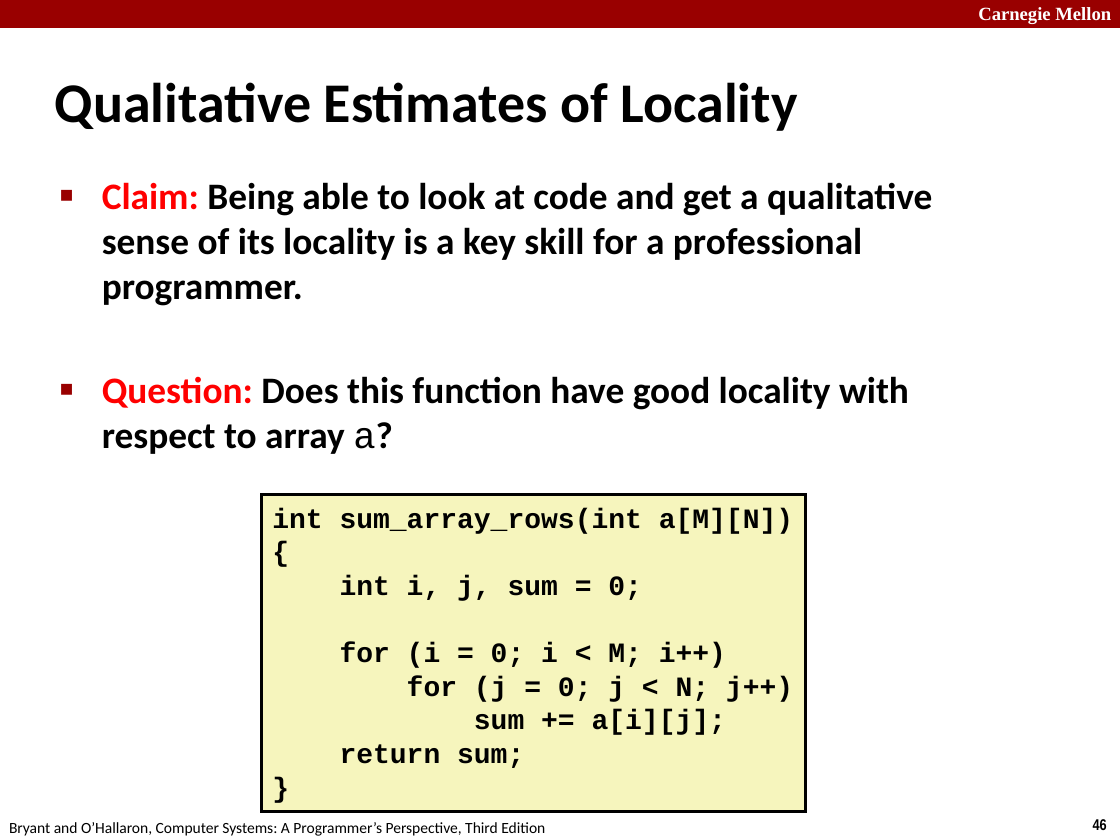
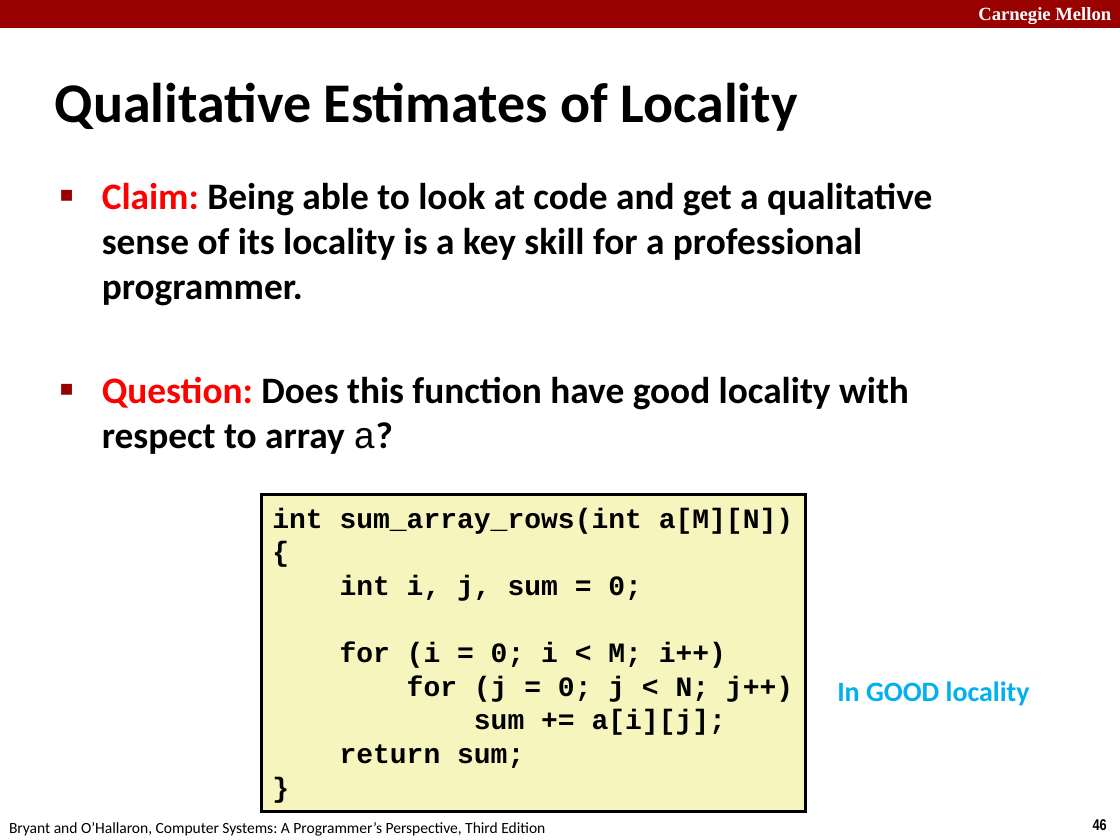
Before and after one commit to DarthVaderUS/CMU-15-213-CSAPP, a slide deck: slide 46 of Slides/11-memory-hierarchy.pptx. Drawn at 1120x840 pixels with LibreOffice and Linux fonts; fonts in the diff are those of the drawing. Boxes give left, top, right and bottom in pixels: in the first picture for what was removed or moved away, otherwise in the second. Text is boxed around its words. In the diff, an @@ line names an element or a change of style, - is before the commit and + after.

```diff
--- a/Slides/11-memory-hierarchy.pptx
+++ b/Slides/11-memory-hierarchy.pptx
@@ text added at [837, 681, 1030, 706], 18 pt, text #00B0F0, bold @@
+In GOOD locality
```
Also in this commit, not shown: 8 other slides changed.
